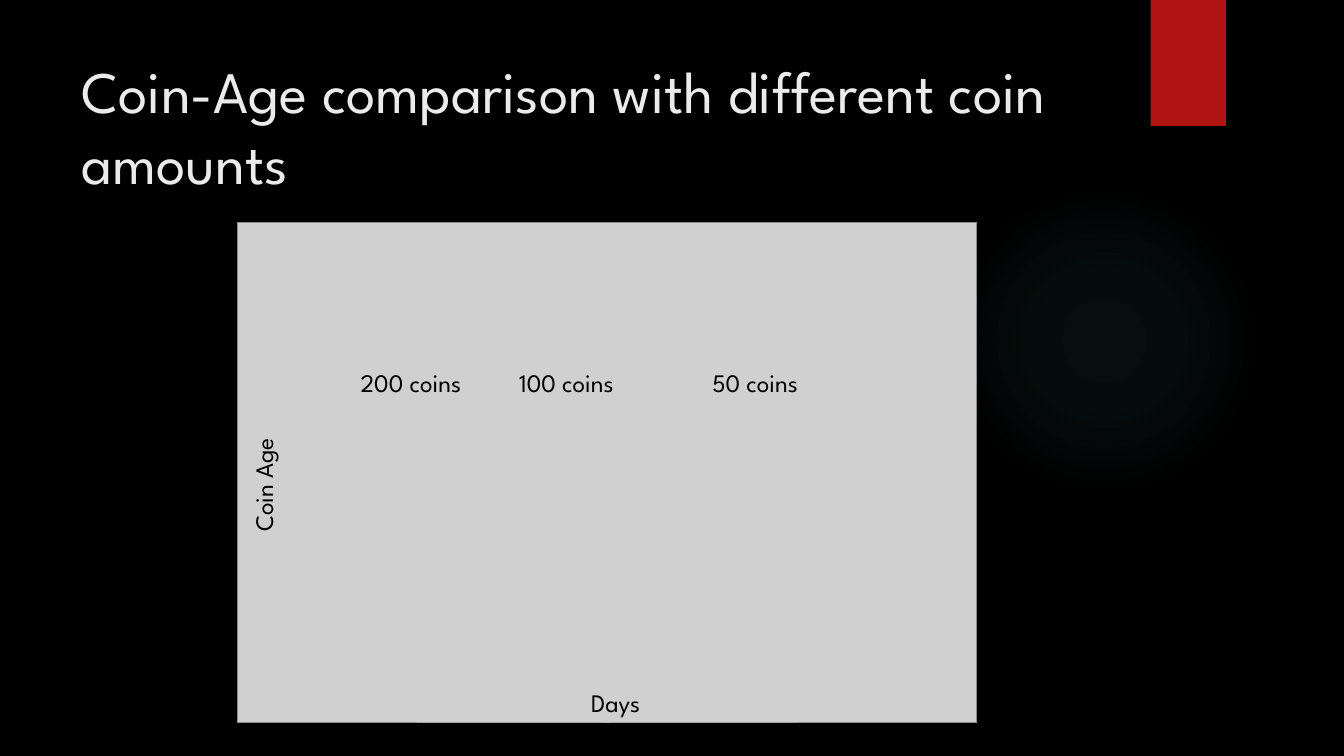
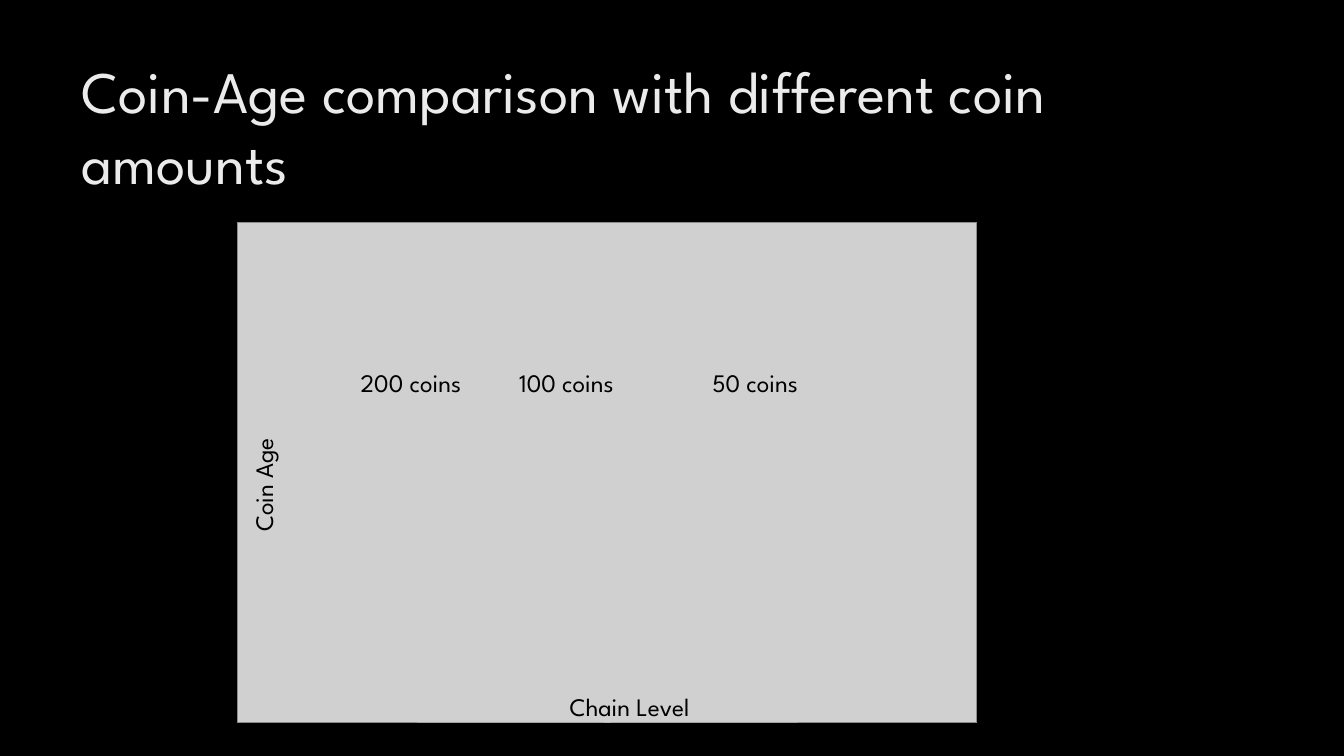
Before and after one commit to toep/FairCoin, a slide deck: slide 5 of Presentation.pptx. Drawn at 1344x756 pixels with LibreOffice and Linux fonts; fonts in the diff are those of the drawing; grey boxes stand for pictures; background and template pictures are left out. Boxes give left, top, right and bottom in pixels: in the first picture for what was removed or moved away, otherwise in the second. Text is boxed around its words. In the diff, an @@ line names an element or a change of style, - is before the commit and + after.

Commit message:
Fixed coin-age, added variable difficulty to PoW. Able to run for 10 minutes and collect info

```diff
--- a/Presentation.pptx
+++ b/Presentation.pptx
@@ rectangle removed at box(1150, 0, 1226, 126) @@
@@ text at box(570, 698, 689, 724): text changed @@
-Days
+Chain Level
```
Also in this commit, not shown: 3 other slides changed, 1 slide added, 6 other files.
